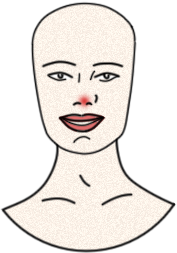
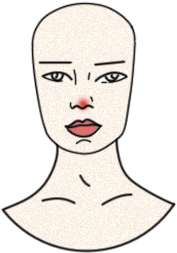
Revision of a layered 177x253 image; what changed, layer by layer:
added group "组 1" with 3 layers above "正常" over left=38, top=59, right=129, bottom=145
added layer "图层 2" in group "组 1" over left=38, top=59, right=129, bottom=145
added layer "图层 570 拷贝 2" (1st of 8, in "组 1") in group "组 1" over left=38, top=59, right=129, bottom=145
added layer "图层 1" in group "组 1" over left=38, top=59, right=129, bottom=145
hid group "正常 拷贝 5" (7 layers) over left=38, top=59, right=129, bottom=145
